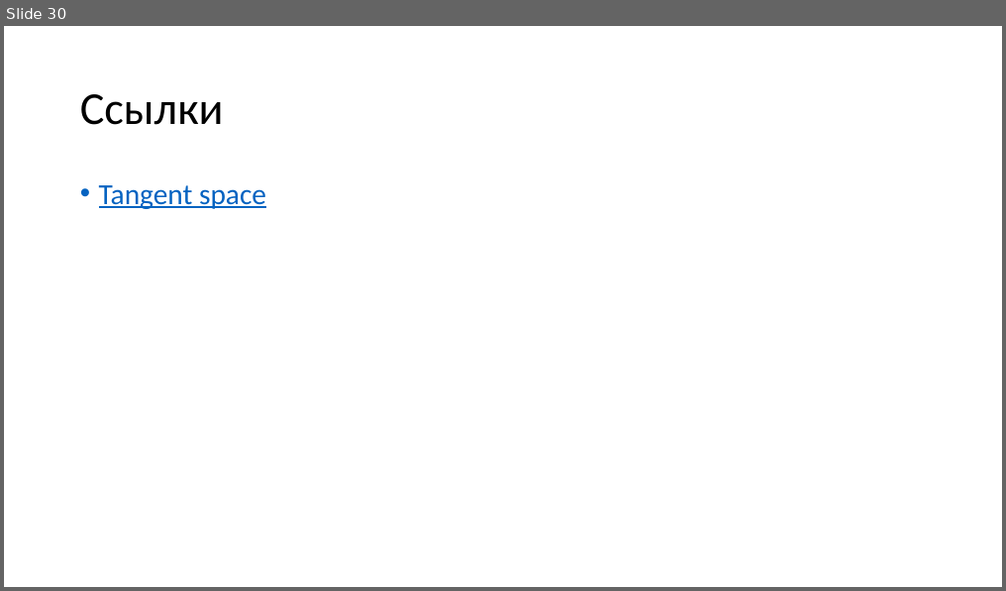
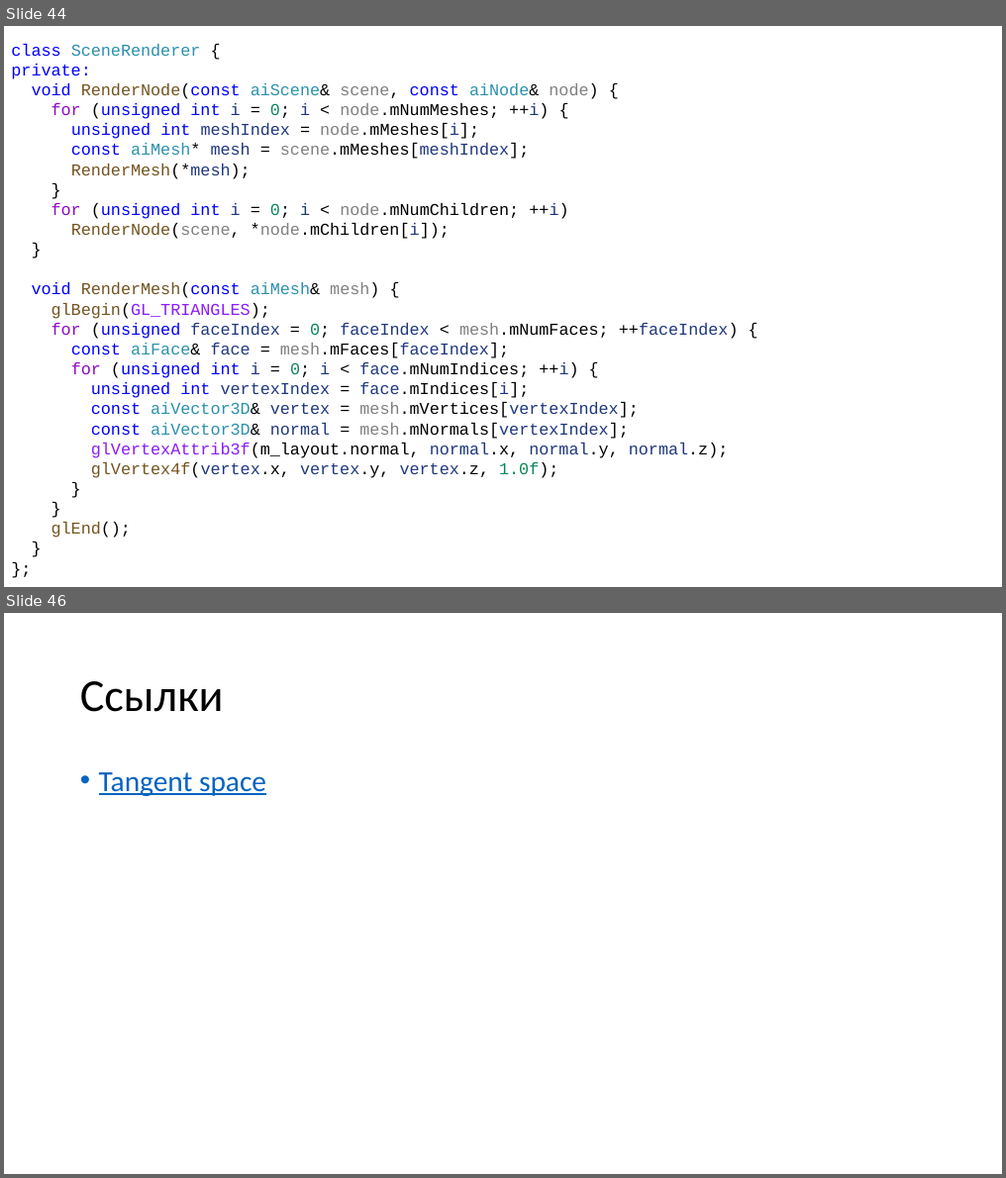
Before and after one commit to alexey-malov/cg-course, a slide deck: lectures/08 - Практическое использование шейдеров.pptx. Shown one above the other, each under a label of ours: slide 30 before the commit, slides 44 and 46 after it; the slides between them are not shown. The pictures are 1006x591 and 1006x1178 pixels, drawn with LibreOffice and Linux fonts; fonts in the diff are those of the drawing. Boxes give left, top, right and bottom in pixels: in the first picture for what was removed or moved away, otherwise in the second. Text is boxed around its words. In the diff, an @@ line names an element or a change of style, - is before the commit and + after.

```diff
--- a/lectures/08 - Практическое использование шейдеров.pptx
+++ b/lectures/08 - Практическое использование шейдеров.pptx
@@ slide 44 added at (4,26,1002,587), background #FFFFFF @@
@@ text added at (11,44,739,538), 16 pt, text #000000 @@
+class SceneRenderer {
+private:
+void RenderNode(const aiScene& scene, const aiNode& node) {
+for (unsigned int i = 0; i < node.mNumMeshes; ++i) {
+unsigned int meshIndex = node.mMeshes[i];
+const aiMesh* mesh = scene.mMeshes[meshIndex];
+RenderMesh(*mesh);
+}
+for (unsigned int i = 0; i < node.mNumChildren; ++i)
+RenderNode(scene, *node.mChildren[i]);
+}
+void RenderMesh(const aiMesh& mesh) {
+glBegin(GL_TRIANGLES);
+for (unsigned faceIndex = 0; faceIndex < mesh.mNumFaces; ++faceIndex) {
+const aiFace& face = mesh.mFaces[faceIndex];
+for (unsigned int i = 0; i < face.mNumIndices; ++i) {
+unsigned int vertexIndex = face.mIndices[i];
+const aiVector3D& vertex = mesh.mVertices[vertexIndex];
+const aiVector3D& normal = mesh.mNormals[vertexIndex];
+glVertexAttrib3f(m_layout.normal, normal.x, normal.y, normal.z);
+glVertex4f(vertex.x, vertex.y, vertex.z, 1.0f);
+}
+}
+glEnd();
+}
+};
@@ what was slide 30 is now slide 46 @@
```
Also in this commit, not shown: 11 slides changed, 15 other slides added, 22 other files.
